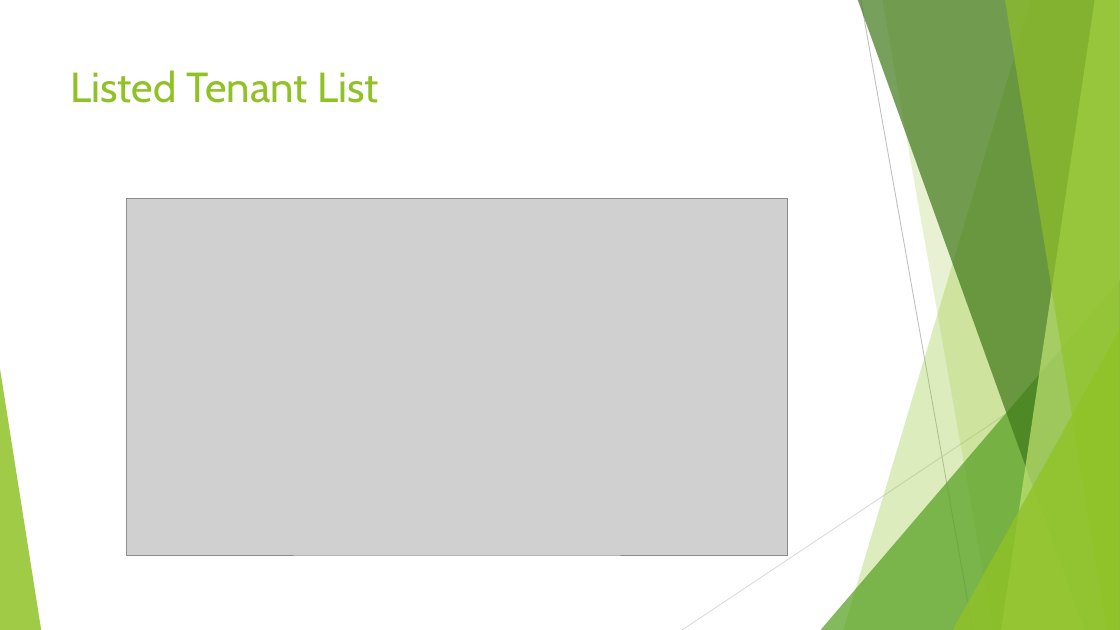
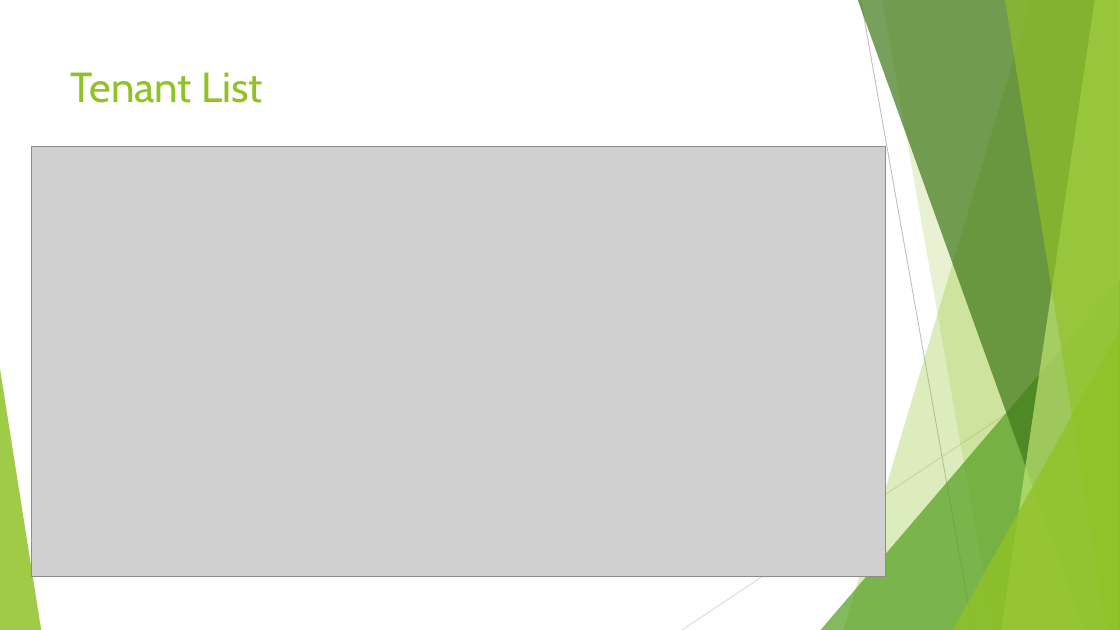
Before and after one commit to mdyasinarif/spring, a slide deck: slide 31 of presantation/Md Yasin Arif Spring Boot.pptx (slide 17 before the commit). Drawn at 1120x630 pixels with LibreOffice and Linux fonts; fonts in the diff are those of the drawing; grey boxes stand for pictures. Boxes give left, top, right and bottom in pixels: in the first picture for what was removed or moved away, otherwise in the second. Text is boxed around its words. In the diff, an @@ line names an element or a change of style, - is before the commit and + after.

```diff
--- a/presantation/Md Yasin Arif Spring Boot.pptx
+++ b/presantation/Md Yasin Arif Spring Boot.pptx
@@ title at bbox=[71, 72, 263, 103]: text changed @@
-Listed Tenant List
+Tenant List
@@ picture: place and size @@
-picture at bbox=[127, 198, 787, 555]
+picture at bbox=[31, 147, 886, 576]
```
Also in this commit, not shown: 8 other slides changed, 22 slides added, 2 slides removed, 54 other files.
